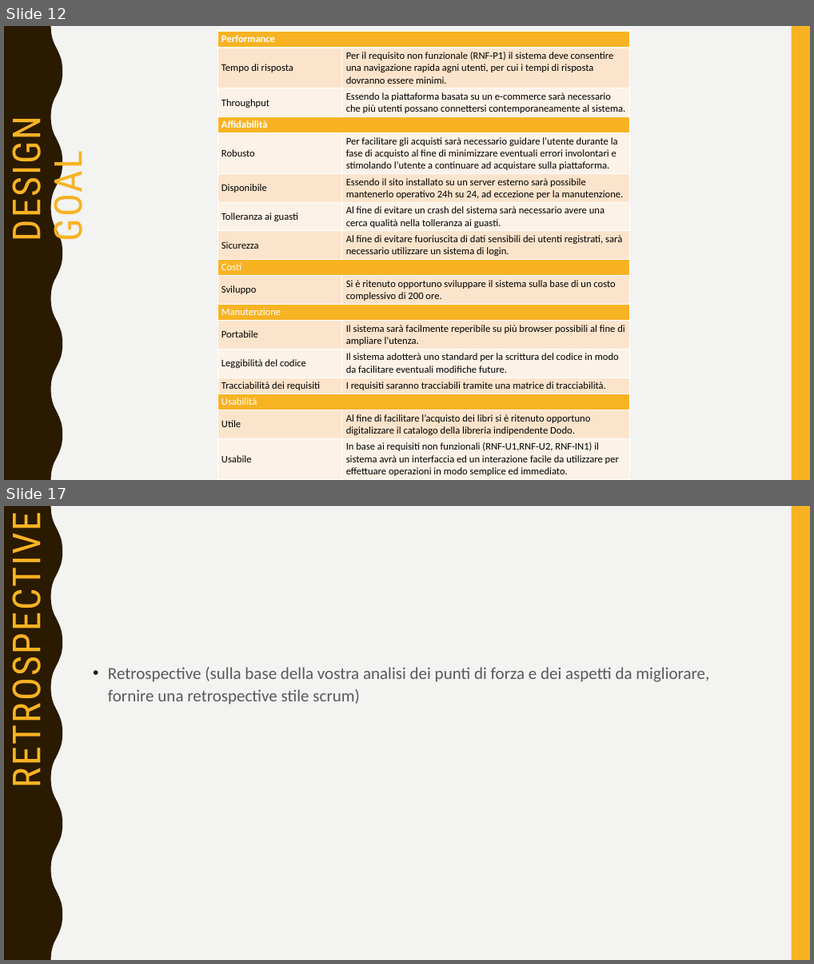
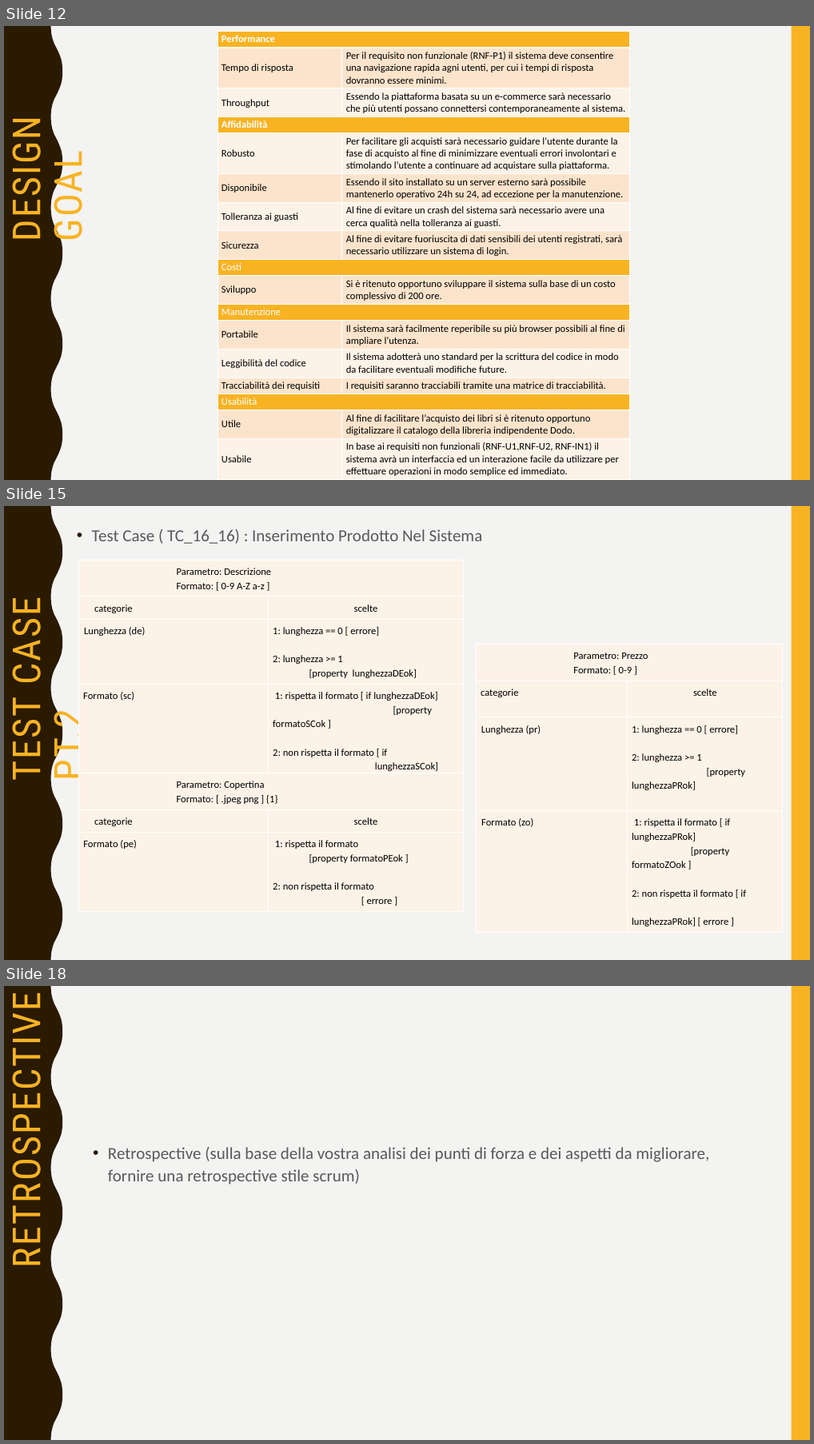
Before and after one commit to sfarina12/NC_05, a slide deck: Presentazione_Prima consegna/presentazione PrimaConsegna.pptx. Shown one above the other, each under a label of ours: slides 12 and 17 before the commit, slides 12, 15 and 18 after it; the slides between them are not shown. The pictures are 814x964 and 814x1444 pixels, drawn with LibreOffice and Linux fonts; fonts in the diff are those of the drawing. Boxes give left, top, right and bottom in pixels: in the first picture for what was removed or moved away, otherwise in the second. Text is boxed around its words. In the diff, an @@ line names an element or a change of style, - is before the commit and + after.

```diff
--- a/Presentazione_Prima consegna/presentazione PrimaConsegna.pptx
+++ b/Presentazione_Prima consegna/presentazione PrimaConsegna.pptx
@@ slide 15 added at (4, 506, 810, 960), background #F3F3F2; not listed: 2 template elements that a slide beside it also shows @@
@@ text added at (92, 529, 483, 544), 20 pt, text #595959 @@
+• Test Case ( TC_16_16) : Inserimento Prodotto Nel Sistema
@@ table added at (79, 560, 464, 774), 4 rows, 2 columns @@
+Parametro: Descrizione / Formato: [ 0-9 A-Z a-z ] | 
+categorie | scelte
+Lunghezza (de) | 1: lunghezza == 0 [ errore] / 2: lunghezza >= 1 [property lunghezzaDEok]
+Formato (sc) | 1: rispetta il formato [ if lunghezzaDEok] [property formatoSCok ] / 2: non rispetta il formato [ if lunghezzaSCok] [ errore ]
@@ title added at (4, 605, 92, 779), 45.9 pt, text #F8B323 @@
+TEST CASE PT.2
@@ table added at (477, 644, 784, 929), 4 rows, 2 columns @@
+Parametro: Prezzo / Formato: [ 0-9 ] | 
+categorie | scelte
+Lunghezza (pr) | 1: lunghezza == 0 [ errore] / 2: lunghezza >= 1 [property lunghezzaPRok]
+Formato (zo) | 1: rispetta il formato [ if lunghezzaPRok] [property formatoZOok ] / 2: non rispetta il formato [ if lunghezzaPRok] [ errore ]
@@ table added at (79, 772, 464, 907), 3 rows, 2 columns @@
+Parametro: Copertina / Formato: [ .jpeg png ] {1} | 
+categorie | scelte
+Formato (pe) | 1: rispetta il formato [property formatoPEok ] / 2: non rispetta il formato [ errore ]
@@ what was slide 17 is now slide 18 @@
```
Also in this commit, not shown: 4 slides changed, 3 other slides added, 5 slides removed, 5 other files.
